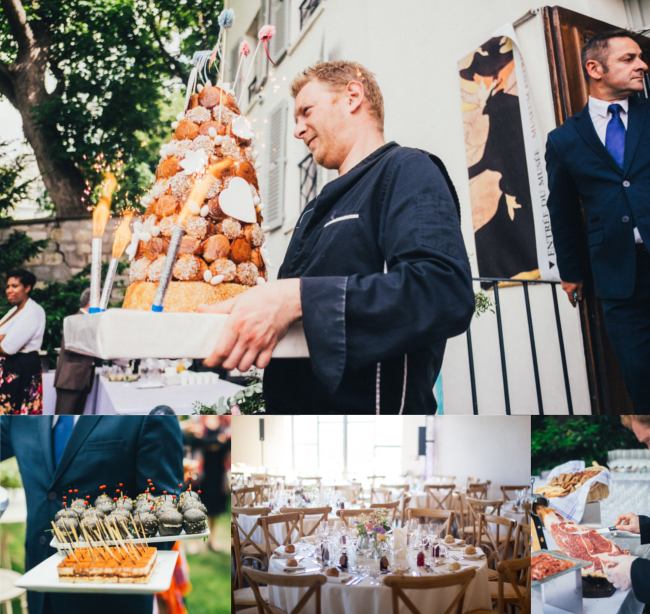
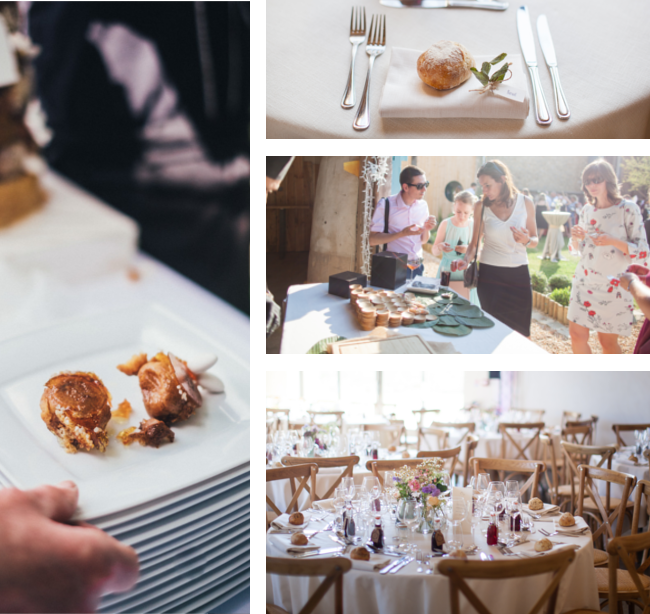
Layers edited between the first and the second 650px x 614px image:
removed layer "H & M-4705-2.jpg" over [231,415,531,614]
added layer "Pasted Layer" above "Layer #2" over [258,139,650,156]
added layer "Layer #2" above "Layer #1" over [253,354,650,371]
added layer "Layer #1" above "H & M-4707.jpg" over [250,0,266,614]
added layer "H & M-4707.jpg" above "DSCF4261.jpg" over [261,0,650,150]
added layer "DSCF4261.jpg" above "H & M-3931-2.jpg" over [0,1,315,614]
added layer "H & M-3931-2.jpg" above "H & M-4705-2.jpg #1" over [210,65,650,362]
added layer "H & M-4705-2.jpg #1" above "_MG_3410.jpg" over [208,318,650,614]
hid "_MG_3410.jpg" over [0,415,300,614]
hid "DSCF4137.jpg" over [0,0,650,415]
hid "DSCF3583.jpg" over [508,395,650,614]
